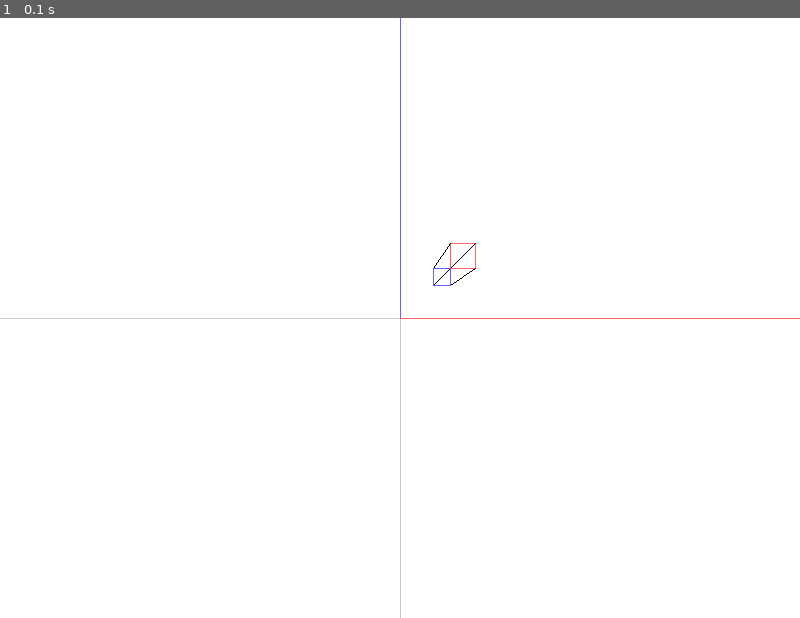
Above: before the commit, frame 1.
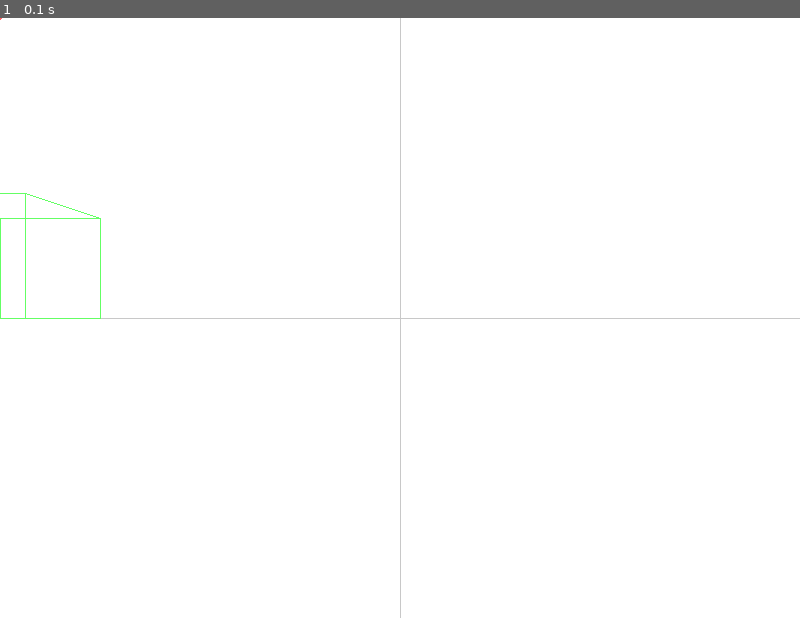
Above: after the commit, the same moment.

Repository: qsorix/draw-3d
Game: pygame game, started from main.py
Same seed, same stepped clock (60 frames per second), same inputs: the game is played once before the commit and once after it.
Inputs:
- Up to frame 1 (0.1 s): no input

The runs differ from the first frame. In frame 1, 0.3% of the frame differs, in the area x 0-100%, y 0-51%.

Commit message:
Rotations

Diff:
--- a/main.py
+++ b/main.py
@@ -1,4 +1,7 @@
+#!/usr/bin/env python
+
 import pygame
+import math
 from pygamehelper import PygameHelper
 
 red = (255, 100, 100)
@@ -18,42 +21,86 @@
         self.y = y
         self.z = z
 
+def put_cube(s, x, y, z, c):
+    w = 10
+    s.append(S(P(x, y, z), P(x+w, y, z), c))
+    s.append(S(P(x, y, z), P(x, y+w, z), c))
+    s.append(S(P(x, y+w, z), P(x+w, y+w, z), c))
+    s.append(S(P(x+w, y, z), P(x+w, y+w, z), c))
+
+    s.append(S(P(x+w, y, z), P(x+w, y, z+w), c))
+    s.append(S(P(x, y+w, z), P(x, y+w, z+w), c))
+    s.append(S(P(x, y, z), P(x, y, z+w), c))
+    s.append(S(P(x+w, y+w, z), P(x+w, y+w, z+w), c))
+
+    s.append(S(P(x, y, z+w), P(x+w, y, z+w), c))
+    s.append(S(P(x, y, z+w), P(x, y+w, z+w), c))
+    s.append(S(P(x, y+w, z+w), P(x+w, y+w, z+w), c))
+    s.append(S(P(x+w, y, z+w), P(x+w, y+w, z+w), c))
+
 class Starter(PygameHelper):
     def __init__(self):
         self.w, self.h = 800, 600
         PygameHelper.__init__(self, size=(self.w, self.h),
                               fill=((255,255,255)))
 
-        self.D = 50 # distance eye-screen in pixels
+        self.D = 500 # distance eye-screen in pixels
         self.camera = P(0, 0, 0)
         self.camera_angle = 0
         self.pressed = set()
 
         self.segments = []
-        self.segments.append(S(P(20, 20, 20), P(30, 20, 20), red))
-        self.segments.append(S(P(20, 20, 20), P(20, 30, 20), red))
-        self.segments.append(S(P(20, 30, 20), P(30, 30, 20), red))
-        self.segments.append(S(P(30, 20, 20), P(30, 30, 20), red))
-
-        self.segments.append(S(P(30, 20, 20), P(30, 20, 30)))
-        self.segments.append(S(P(20, 30, 20), P(20, 30, 30)))
-        self.segments.append(S(P(20, 20, 20), P(20, 20, 30)))
-        self.segments.append(S(P(30, 30, 20), P(30, 30, 30)))
-
-        self.segments.append(S(P(20, 20, 30), P(30, 20, 30), blue))
-        self.segments.append(S(P(20, 20, 30), P(20, 30, 30), blue))
-        self.segments.append(S(P(20, 30, 30), P(30, 30, 30), blue))
-        self.segments.append(S(P(30, 20, 30), P(30, 30, 30), blue))
-
-        self.segments.append(S(P(0, 0, 1), P(0, 0, 70000), green))
-        self.segments.append(S(P(0, 0, 1), P(0, 70000, 1), blue))
-        self.segments.append(S(P(0, 0, 1), P(70000, 0, 1), red))
+        put_cube(self.segments, 40, 0, 40, red)
+        put_cube(self.segments, -40, 0, 40, green)
+        put_cube(self.segments, 40,  0, -40, blue)
+        put_cube(self.segments, -40,  0, -40, black)
+
+        # for a in range(0,90,10):
+        #     for b in range(0,90,10):
+        #         self.segments.append(S(P(a, b, 1), P(a, b, 70000), green))
+        #         self.segments.append(S(P(a, 1, b), P(a, 70000, b), blue))
+        #         self.segments.append(S(P(1, a, b), P(70000, a, b), red))
+
+        self.segments.append(S(P(-1, 0, 0), P(1, 0, 0)))
+        self.segments.append(S(P(0, -1, 0), P(0, 1, 0)))
+        self.segments.append(S(P(0, 0, -1), P(0, 0, 1)))
+
+    def _move_camera(self, side, dy, forward):
+        a = self.camera_angle
+        cos = math.cos
+        sin = math.sin
+        dx = forward * sin(a) + side * sin(a+3.14/2)
+        dz = forward * cos(a) + side * cos(a+3.14/2)
+
+        self.camera.x += dx
+        self.camera.y += dy
+        self.camera.z += dz
+
+        print ("Camera: ", self.camera.x, self.camera.y, self.camera.z)
+
 
     def _project(self, p):
         D = self.D
-        x = p.x - self.camera.x
-        y = p.y - self.camera.y
-        z = p.z - self.camera.z
+        cos = math.cos(self.camera_angle)
+        sin = math.sin(self.camera_angle)
+
+        x = p.x
+        y = p.y
+        z = p.z
+
+        xu = self.camera.x
+        yu = self.camera.y
+        zu = self.camera.z
+
+        x = x - xu
+        y = y - yu
+        z = z - zu
+
+        px = x * cos - z * sin
+        pz = x * sin + z * cos
+
+        x = px
+        z = pz
 
         if (z <= 0.0):
             return None
@@ -84,6 +131,10 @@
                          [int(self.w/2), 0],
                          [int(self.w/2), self.h])
 
+    def _draw_cam_pos(self):
+        pygame.draw.circle(self.screen, red, (int(self.camera.x),
+                                              int(self.camera.z)), 2)
+
     def keyDown(self, key):
         self.pressed.add(key)
         print(key)
@@ -98,19 +149,24 @@
 
         if shift_down:
             if 273 in self.pressed: # up
-                self.camera.z += 1.0
+                self._move_camera(0, 1, 0)
             if 274 in self.pressed: # down
-                self.camera.z -= 1.0
+                self._move_camera(0, -1, 0)
         else:
             if 273 in self.pressed: # up
-                self.camera.y += 1.0
+                self._move_camera(0, 0, 1)
             if 274 in self.pressed: # down
-                self.camera.y -= 1.0
+                self._move_camera(0, 0, -1)
+
+        if 97 in self.pressed: # A
+            self.camera_angle -= 0.03
+        if 115 in self.pressed: # S
+            self.camera_angle += 0.03
 
         if 275 in self.pressed: # right
-            self.camera.x += 1.0
+            self._move_camera(1, 0, 0)
         if 276 in self.pressed: # left
-            self.camera.x -= 1.0
+            self._move_camera(-1, 0, 0)
 
         if 280 in self.pressed: # page-up
             self.D += 10.0
@@ -138,6 +194,7 @@
     def draw(self):
         self.screen.fill((255,255,255))
         self._draw_zero()
+        self._draw_cam_pos()
         for s in self.segments:
             self._draw_segment(s)
 
